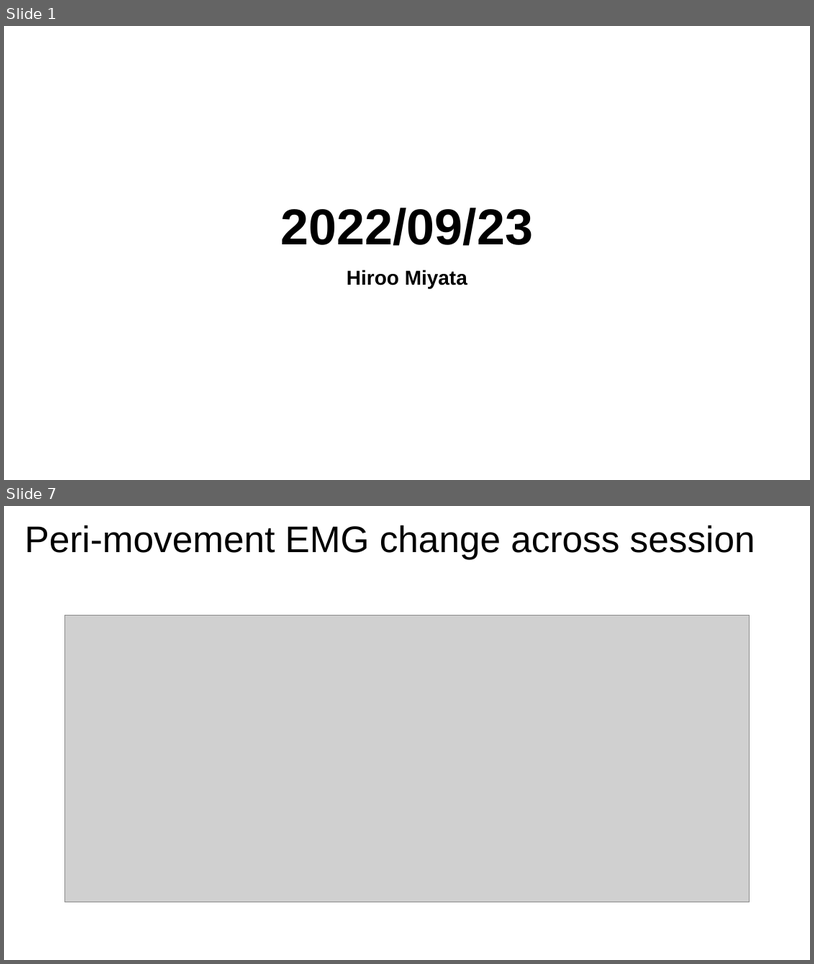
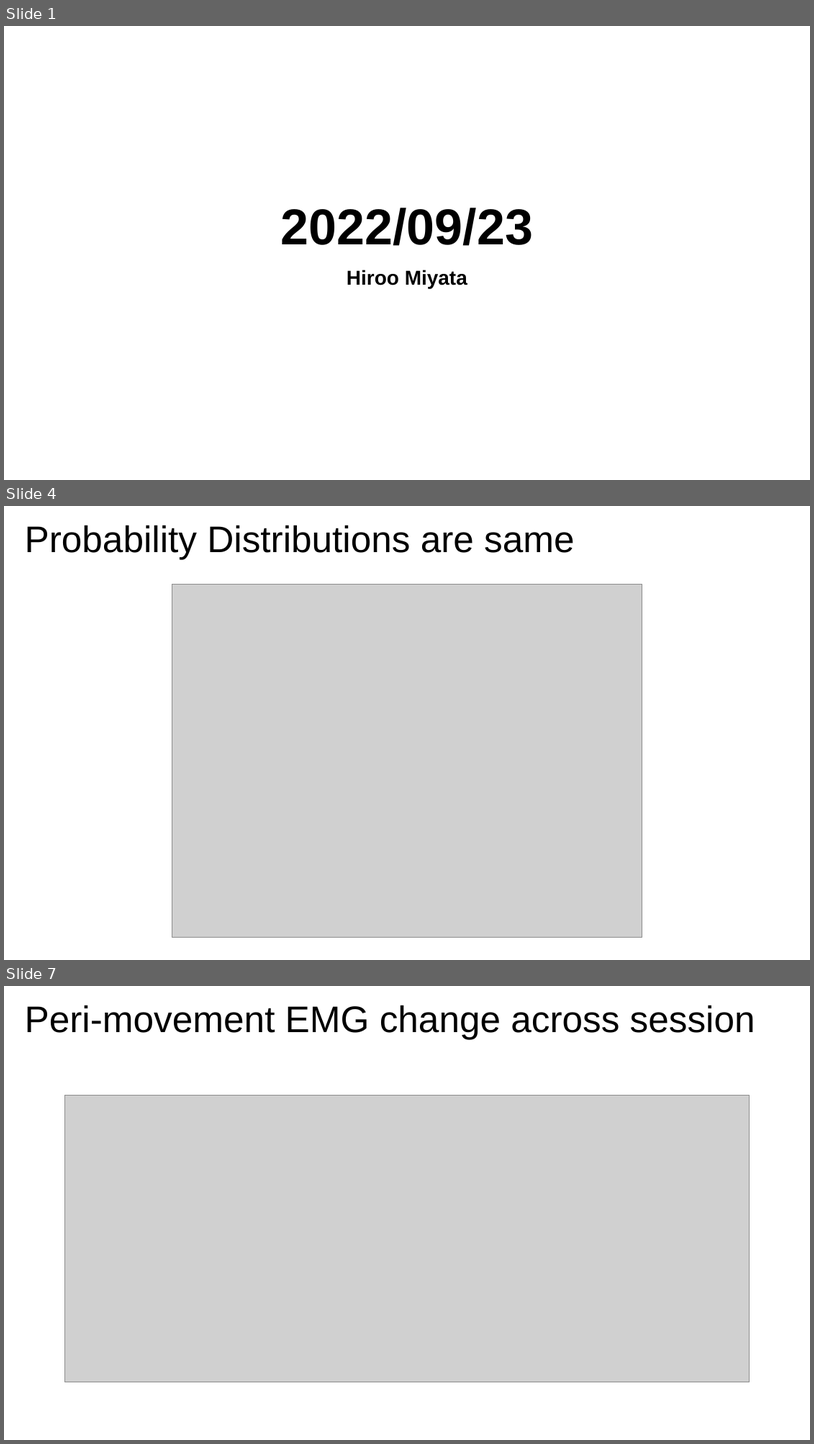
Before and after one commit to Hiroo-Miyata/chase-lab, a slide deck: report/20220923.pptx. Shown one above the other, each under a label of ours: slides 1 and 7 before the commit, slides 1, 4 and 7 after it; the slides between them are not shown. The pictures are 814x964 and 814x1444 pixels, drawn with LibreOffice and Linux fonts; fonts in the diff are those of the drawing; grey boxes stand for pictures. Boxes give left, top, right and bottom in pixels: in the first picture for what was removed or moved away, otherwise in the second. Text is boxed around its words. In the diff, an @@ line names an element or a change of style, - is before the commit and + after.

```diff
--- a/report/20220923.pptx
+++ b/report/20220923.pptx
@@ slide 4 added at (4, 506, 810, 960), background #FFFFFF @@
@@ title added at (25, 525, 574, 559), 44 pt, text #000000 @@
+Probability Distributions are same
@@ picture added at (172, 584, 643, 937) @@
```
Also in this commit, not shown: 1 slide changed, 4 other slides added, 4 slides removed, 2 other files.
